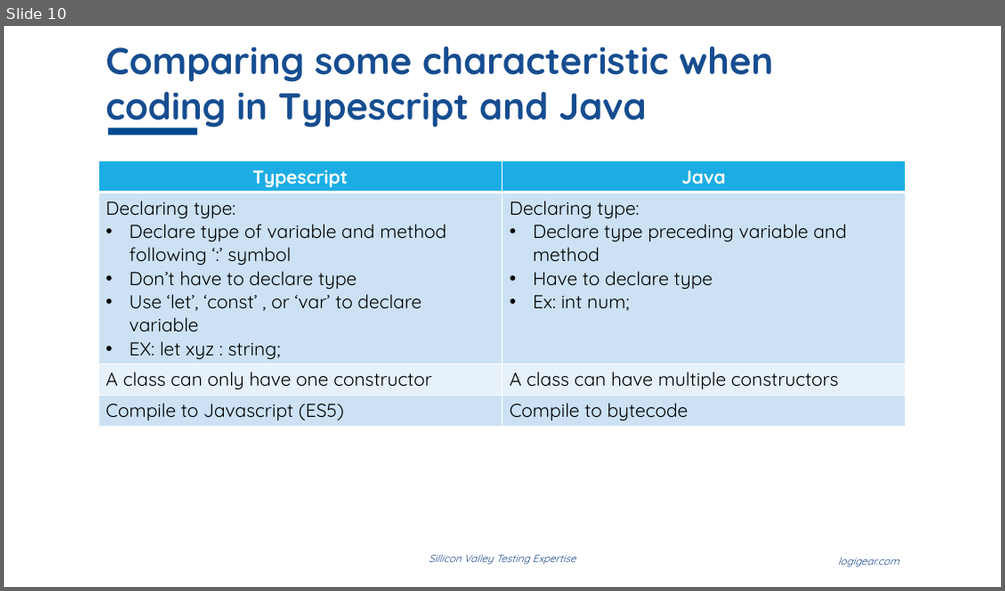
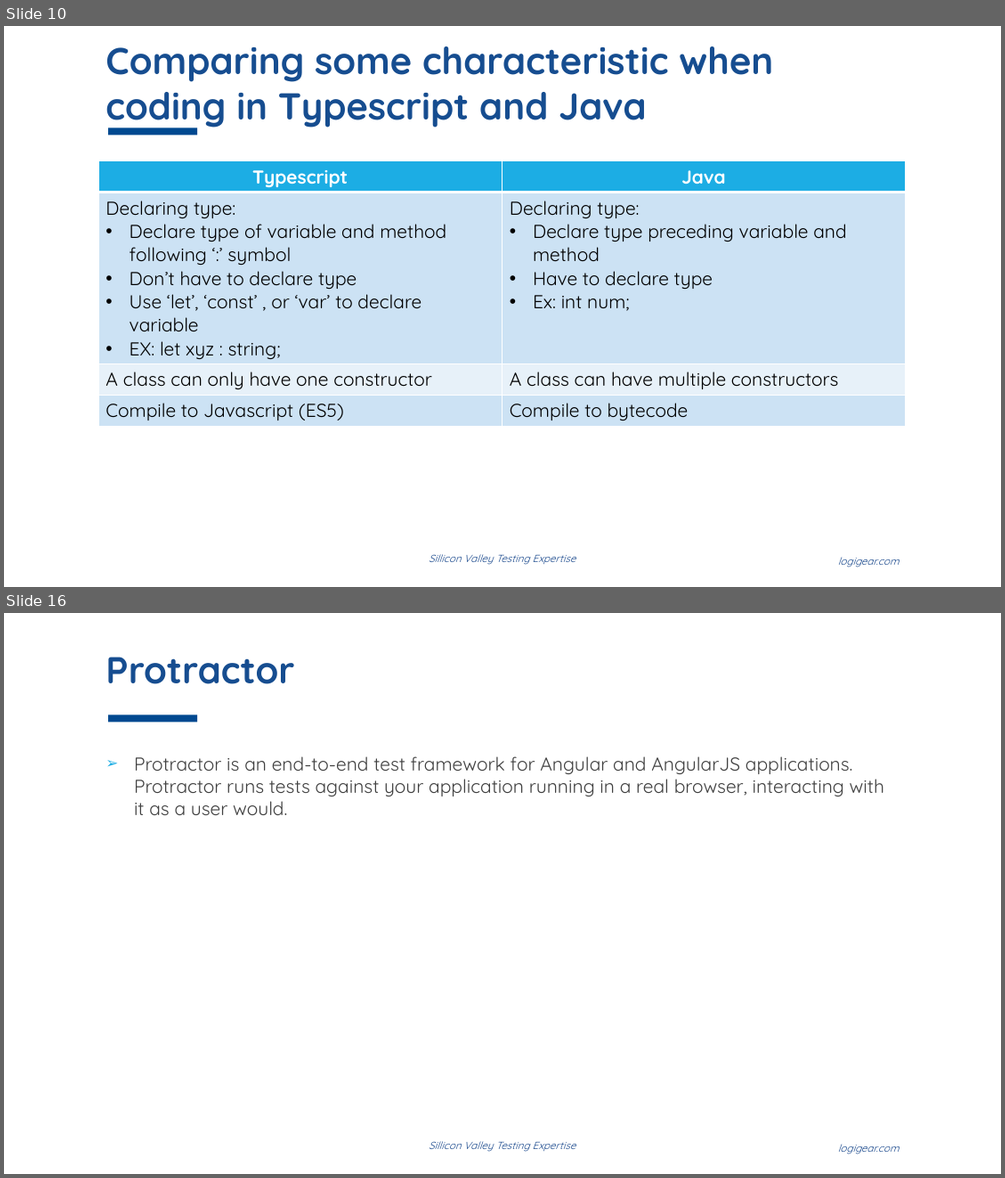
Before and after one commit to thewalldao/ICT_PROTRACTOR, a slide deck: Document/Study_document/inContact.pptx. Shown one above the other, each under a label of ours: slide 10 before the commit, slides 10 and 16 after it; the slides between them are not shown. The pictures are 1005x591 and 1005x1178 pixels, drawn with LibreOffice and Linux fonts; fonts in the diff are those of the drawing; background and template pictures are left out. Boxes give left, top, right and bottom in pixels: in the first picture for what was removed or moved away, otherwise in the second. Text is boxed around its words. In the diff, an @@ line names an element or a change of style, - is before the commit and + after.

Commit message:
Update Protractor.pptx, inContact.pptx, and ~$Protractor.pptx

```diff
--- a/Document/Study_document/inContact.pptx
+++ b/Document/Study_document/inContact.pptx
@@ slide 16 added at [4, 613, 1001, 1174], background #FFFFFF; not listed: 3 template elements that a slide beside it also shows @@
@@ title added at [105, 657, 294, 684], 36 pt, text #164D90, bold @@
+Protractor
@@ text added at [134, 756, 884, 815], 18 pt, text #404040 @@
+➢ Protractor is an end-to-end test framework for Angular and AngularJS applications. Protractor runs tests against your application running in a real browser, interacting with it as a user would.
```
Also in this commit, not shown: 3 slides changed, 5 other slides added, 1 other file.
